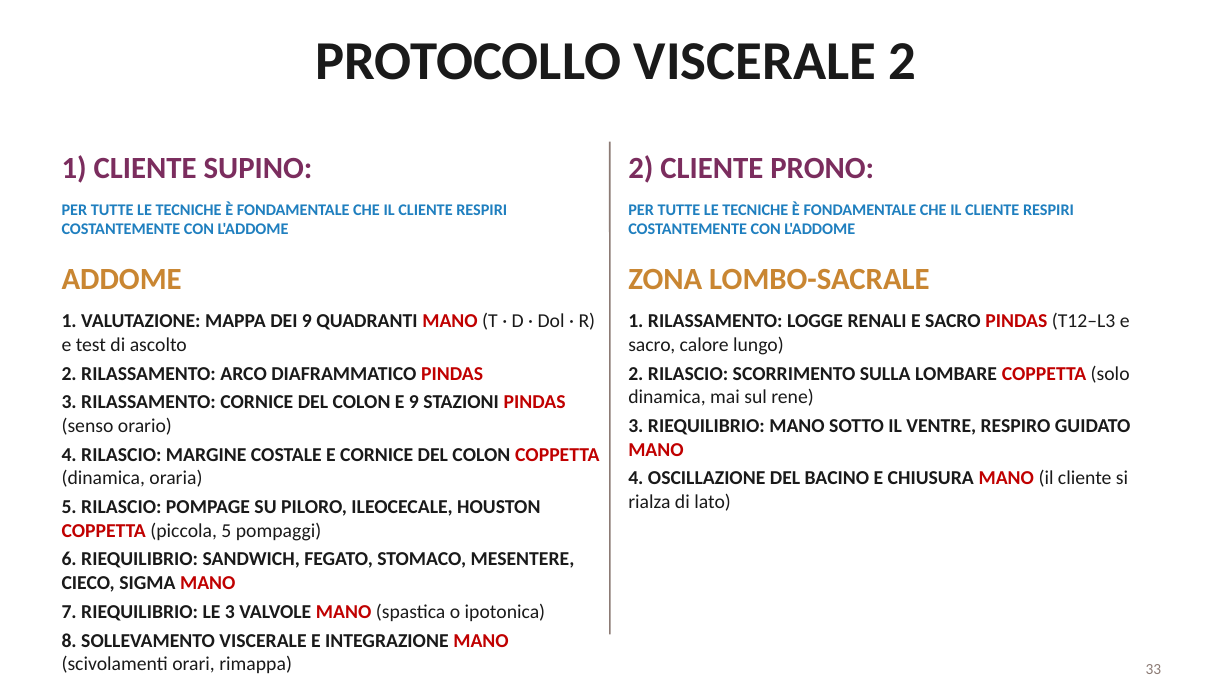
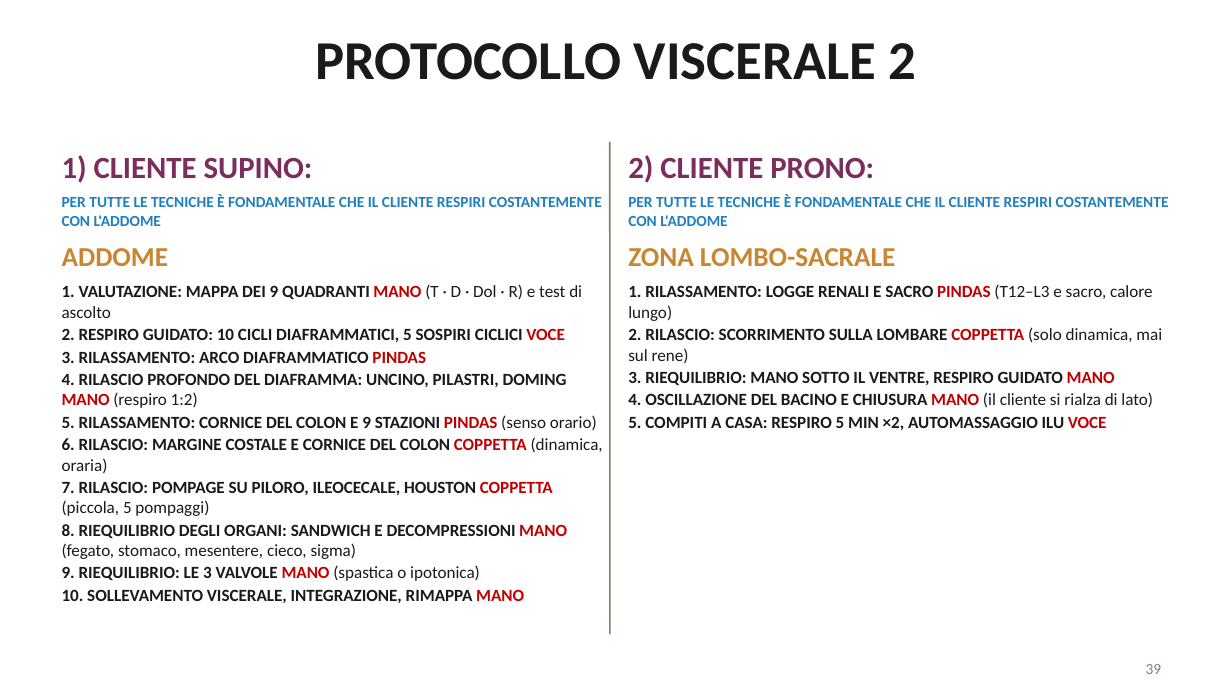
Before and after one commit to davidemcb/kinesiologia-studio, a slide deck: slide 39 of formazione/dispense/viscerale-2-livello.pptx (slide 33 before the commit). Drawn at 1232x693 pixels with LibreOffice and Linux fonts; fonts in the diff are those of the drawing. Boxes give left, top, right and bottom in pixels: in the first picture for what was removed or moved away, otherwise in the second. Text is boxed around its words. In the diff, an @@ line names an element or a change of style, - is before the commit and + after.

```diff
--- a/formazione/dispense/viscerale-2-livello.pptx
+++ b/formazione/dispense/viscerale-2-livello.pptx
@@ text "PER TUTTE LE TECNICHE È ..." at box(62, 194, 602, 226): size 9.5 to 9 pt @@
@@ text "PER TUTTE LE TECNICHE È ..." at box(628, 194, 1169, 226): size 9.5 to 9 pt @@
@@ text "ADDOME": place and size @@
-text "ADDOME" at box(62, 269, 182, 289)
+text "ADDOME" at box(62, 248, 169, 266)
@@ text "ADDOME" at box(62, 248, 169, 266): size 18 to 16 pt @@
@@ text "ZONA LOMBO-SACRALE" at box(628, 248, 895, 266): size 18 to 16 pt @@
@@ text "ZONA LOMBO-SACRALE": place and size @@
-text "ZONA LOMBO-SACRALE" at box(628, 269, 929, 289)
+text "ZONA LOMBO-SACRALE" at box(628, 248, 895, 266)
@@ text at box(62, 284, 582, 318): size 11.5 to 10 pt in "1. VALUTAZIONE: MAPPA DEI 9 QUADRANTI MANO ..."; less space between paragraphs @@
@@ text "1. VALUTAZIONE: MAPPA DEI 9 ...": place and size @@
-text "1. VALUTAZIONE: MAPPA DEI 9 ..." at box(62, 313, 599, 647)
+text "1. VALUTAZIONE: MAPPA DEI 9 ..." at box(62, 284, 603, 603)
@@ text at box(628, 284, 1162, 407): size 11.5 to 10 pt in "1. RILASSAMENTO: LOGGE RENALI E SACRO PINDAS ...", "2. RILASCIO: SCORRIMENTO SULLA LOMBARE COPPETTA (solo ...", "3. RIEQUILIBRIO: MANO SOTTO IL VENTRE, RESPIRO ...", "4. OSCILLAZIONE DEL BACINO E CHIUSURA MANO ..."; less space between paragraphs @@
@@ text "1. RILASSAMENTO: LOGGE RENALI E ...": place and size @@
-text "1. RILASSAMENTO: LOGGE RENALI E ..." at box(628, 313, 1131, 511)
+text "1. RILASSAMENTO: LOGGE RENALI E ..." at box(628, 284, 1162, 430)
@@ text at box(62, 328, 603, 603): text changed; size 11.5 to 10 pt @@
-2. RILASSAMENTO: ARCO DIAFRAMMATICO PINDAS
-3. RILASSAMENTO: CORNICE DEL COLON E 9 STAZIONI PINDAS (senso orario)
-4. RILASCIO: MARGINE COSTALE E CORNICE DEL COLON COPPETTA (dinamica, oraria)
-5. RILASCIO: POMPAGE SU PILORO, ILEOCECALE, HOUSTON COPPETTA (piccola, 5 pompaggi)
-6. RIEQUILIBRIO: SANDWICH, FEGATO, STOMACO, MESENTERE, CIECO, SIGMA MANO
-7. RIEQUILIBRIO: LE 3 VALVOLE MANO (spastica o ipotonica)
-8. SOLLEVAMENTO VISCERALE E INTEGRAZIONE MANO (scivolamenti orari, rimappa)
+2. RESPIRO GUIDATO: 10 CICLI DIAFRAMMATICI, 5 SOSPIRI CICLICI VOCE
+3. RILASSAMENTO: ARCO DIAFRAMMATICO PINDAS
+4. RILASCIO PROFONDO DEL DIAFRAMMA: UNCINO, PILASTRI, DOMING MANO (respiro 1:2)
+5. RILASSAMENTO: CORNICE DEL COLON E 9 STAZIONI PINDAS (senso orario)
+6. RILASCIO: MARGINE COSTALE E CORNICE DEL COLON COPPETTA (dinamica, oraria)
+7. RILASCIO: POMPAGE SU PILORO, ILEOCECALE, HOUSTON COPPETTA (piccola, 5 pompaggi)
+8. RIEQUILIBRIO DEGLI ORGANI: SANDWICH E DECOMPRESSIONI MANO (fegato, stomaco, mesentere, cieco, sigma)
+9. RIEQUILIBRIO: LE 3 VALVOLE MANO (spastica o ipotonica)
+10. SOLLEVAMENTO VISCERALE, INTEGRAZIONE, RIMAPPA MANO
@@ text at box(628, 416, 1107, 430): paragraph added @@
+5. COMPITI A CASA: RESPIRO 5 MIN ×2, AUTOMASSAGGIO ILU VOCE
@@ page number at box(1146, 664, 1162, 674): text changed @@
-33
+39
```
Also in this commit, not shown: 3 other slides changed, 7 slides added, 1 other file.
